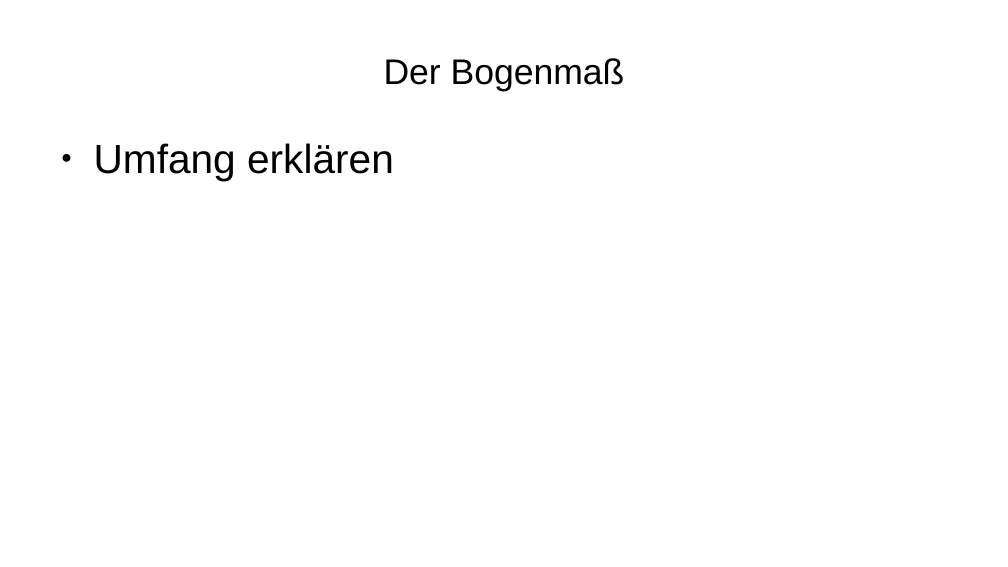
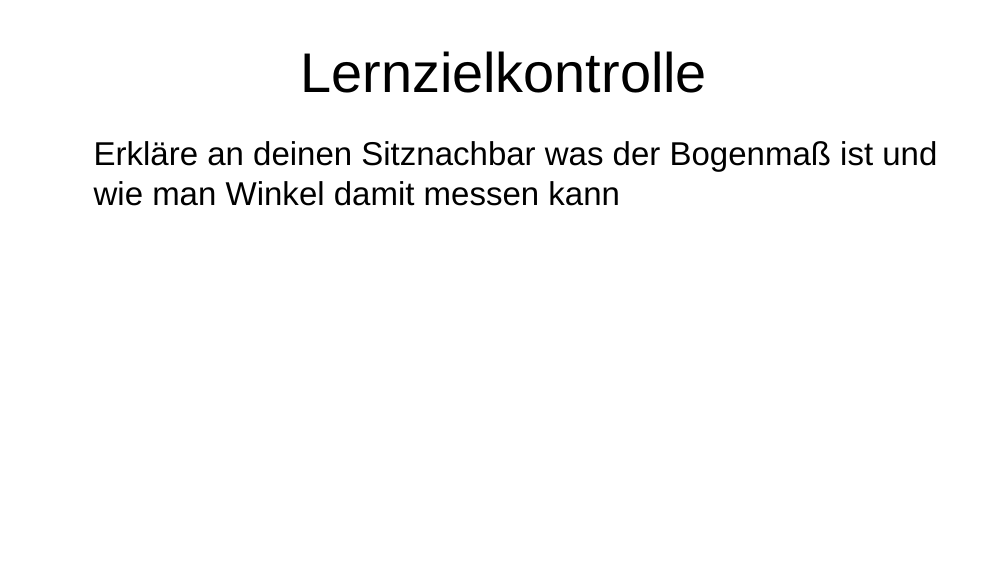
Before and after one commit to bearums/teaching, a slide deck: slide 15 of B5/Mathe/2024/D12/Sinus_funktion/02/pres.odp (slide 7 before the commit). Drawn at 1008x567 pixels with LibreOffice and Linux fonts; fonts in the diff are those of the drawing. Boxes give left, top, right and bottom in pixels: in the first picture for what was removed or moved away, otherwise in the second. Text is boxed around its words. In the diff, an @@ line names an element or a change of style, - is before the commit and + after.

```diff
--- a/B5/Mathe/2024/D12/Sinus_funktion/02/pres.odp
+++ b/B5/Mathe/2024/D12/Sinus_funktion/02/pres.odp
@@ title at bbox=[300, 51, 707, 93]: text changed; size 28 to 44 pt @@
-Der Bogenmaß
+Lernzielkontrolle
@@ text at bbox=[94, 141, 937, 206]: text changed; size 32 to 26 pt @@
-● Umfang erklären
+Erkläre an deinen Sitznachbar was der Bogenmaß ist und wie man Winkel damit messen kann
```
Also in this commit, not shown: 1 other slide changed, 9 slides added, 5 slides removed, 10 other files.
